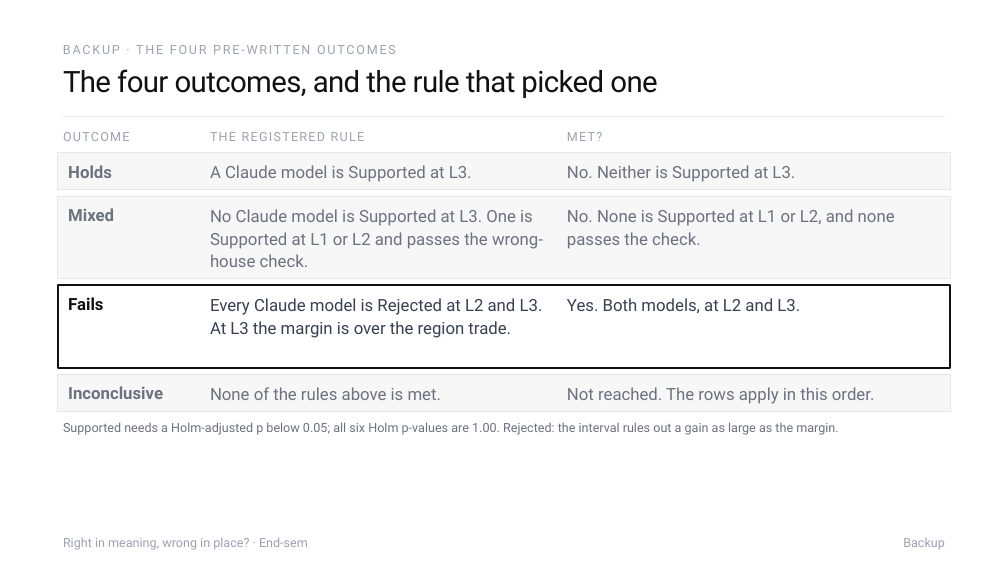
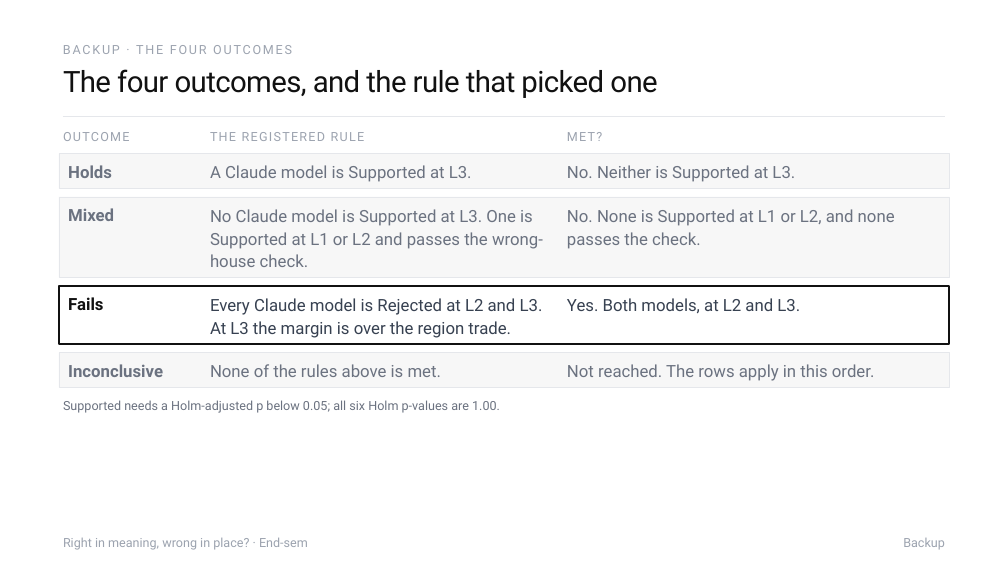
Before and after one commit to Sher110106/validity-aware-active-semantic-exploration, a slide deck: slide 28 of docs/endsem_2026-11/ASP_Endsem.pptx (slide 26 before the commit). Drawn at 1008x567 pixels with LibreOffice and Linux fonts; fonts in the diff are those of the drawing. Boxes give left, top, right and bottom in pixels: in the first picture for what was removed or moved away, otherwise in the second. Text is boxed around its words. In the diff, an @@ line names an element or a change of style, - is before the commit and + after.

```diff
--- a/docs/endsem_2026-11/ASP_Endsem.pptx
+++ b/docs/endsem_2026-11/ASP_Endsem.pptx
@@ text at box(63, 45, 292, 54): text changed @@
-BACKUP · THE FOUR PRE-WRITTEN OUTCOMES
+BACKUP · THE FOUR OUTCOMES
@@ rectangle: place and size @@
-rectangle at box(57, 285, 951, 368)
+rectangle at box(59, 286, 950, 344)
@@ rectangle at box(59, 286, 950, 344): outline #111111 2 pt to #111111 1.5 pt @@
@@ rectangle: place and size @@
-rectangle at box(57, 374, 951, 411)
+rectangle at box(59, 352, 950, 388)
@@ 3 texts: place and size @@
-3 texts at box(68, 386, 875, 404)
+3 texts at box(68, 364, 875, 381)
@@ text at box(63, 400, 500, 413): text changed @@
-Supported needs a Holm-adjusted p below 0.05; all six Holm p-values are 1.00. Rejected: the interval rules out a gain as large as the margin.
+Supported needs a Holm-adjusted p below 0.05; all six Holm p-values are 1.00.
```
Also in this commit, not shown: 24 other slides changed, 2 slides added, 6 other files.
